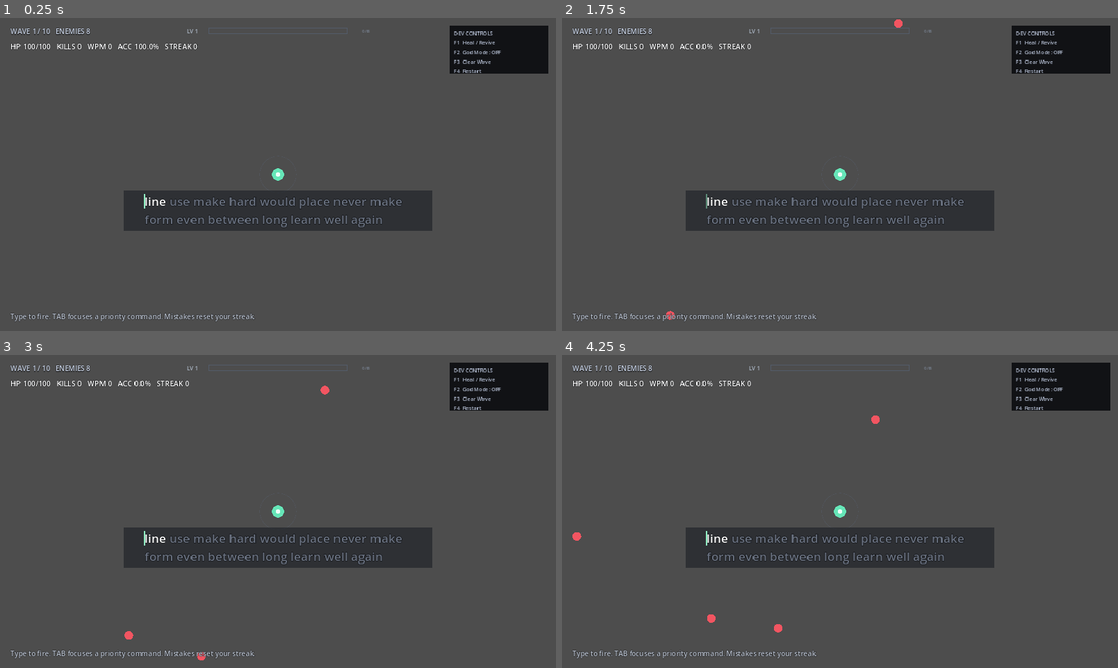
Above: before the commit, frames 1-4 (two rows, left to right).
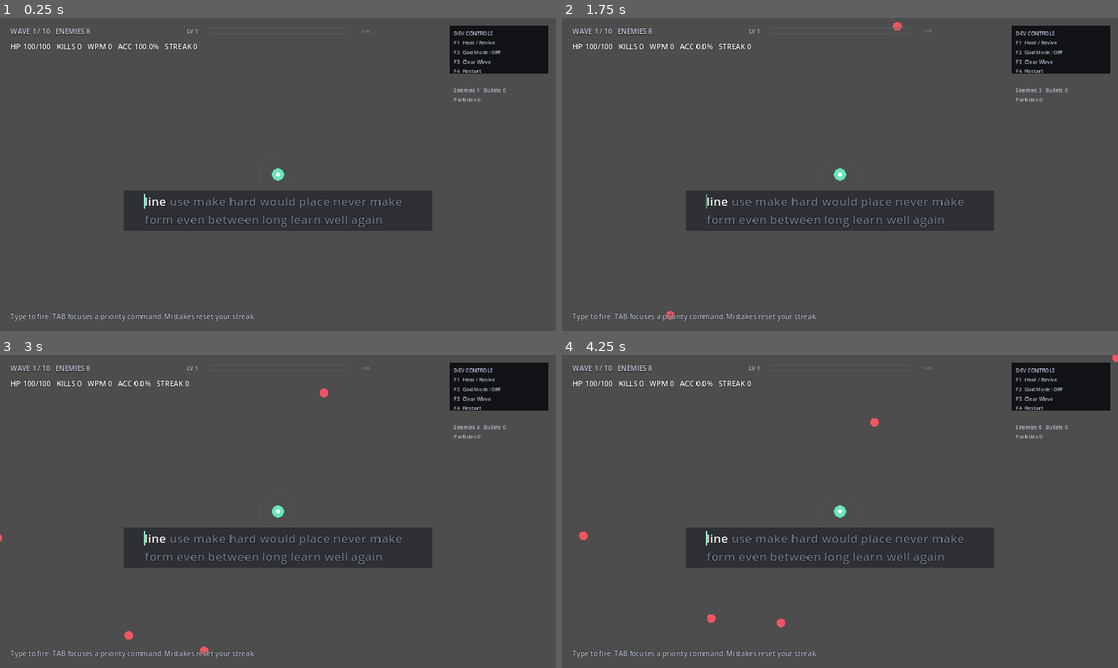
Above: after the commit, the same moments.

Repository: jlcuenca00/typing-roguelite
Game: Godot game, scene res://scenes/Main.tscn
Same seed, same stepped clock (60 frames per second), same inputs: the game is played once before the commit and once after it.
Inputs:
- Up to frame 1 (0.25 s): no input
- Up to frame 2 (1.75 s): tap Enter at 0.5 s; tap R at 0.6 s; tap Space at 1.25 s; tap Tab at 1.35 s
- Up to frame 3 (3 s): tap R at 2.1 s; tap Tab at 2.85 s
- Up to frame 4 (4.25 s): tap R at 3.6 s

The runs differ from the first frame. In frame 1, less than 0.1% of the frame differs, in the area x 81-91%, y 22-27%; in frame 2, 0.1%; in frame 3, 0.2%; in frame 4, 0.3%, in the area x 1-100%, y 0-89%.

Commit message:
balance: ramp late-wave spawn density with safety caps

Diff:
--- a/game/scripts/main.gd
+++ b/game/scripts/main.gd
@@ -48,6 +48,37 @@
 const BOSS_ID := "overseer"
 const BOSS_PHASE_THRESHOLDS := [0.66, 0.33]
 
+# Spawn pacing controls density only; waves still end by resolving their
+# authored threat plan, never by a timer.
+const WAVE_SPAWN_INTERVALS := [
+	0.82,
+	0.76,
+	0.68,
+	0.60,
+	0.52,
+	0.44,
+	0.36,
+	0.28,
+	0.22,
+	0.18
+]
+const WAVE_ACTIVE_CAPS := [
+	12,
+	16,
+	22,
+	30,
+	40,
+	52,
+	68,
+	88,
+	112,
+	140
+]
+
+const MAX_VISUAL_PARTICLES := 520
+const MAX_DAMAGE_NUMBERS := 110
+const MAX_REACTION_WAVES := 24
+
 const XP_GOAL_BASE := 8.0
 const XP_GOAL_GROWTH := 1.45
 const XP_GOAL_POWER := 0.80
@@ -180,6 +211,7 @@
 	_load_enemy_definitions()
 	xp_bar_base_y = xp_bar_background.position.y
 	_prepare_wave_spawn_plan(current_wave)
+	spawn_interval = _spawn_interval_for_wave(current_wave)
 
 	for i in range(WORD_BUFFER):
 		_append_random_word()
@@ -217,18 +249,30 @@
 		spawn_timer -= delta
 
 		if spawn_timer <= 0.0:
-			if _prepare_next_spawn_slot():
+			var spawned_this_tick := 0
+			var batch_size := _spawn_batch_for_wave(current_wave)
+
+			while (
+				spawned_this_tick < batch_size
+				and wave_spawned_count < wave_spawn_plan.size()
+				and enemies.size() < _active_enemy_cap_for_wave(current_wave)
+			):
+				if not _prepare_next_spawn_slot():
+					break
+
 				_spawn_enemy()
 				wave_spawned_count += 1
+				spawned_this_tick += 1
+
+			if wave_spawned_count >= wave_spawn_plan.size():
+				wave_spawning = false
+
+			if spawned_this_tick > 0:
 				spawn_timer = spawn_interval
-
-				if wave_spawned_count >= wave_spawn_plan.size():
-					wave_spawning = false
 			else:
-				# A priority enemy is still active. Keep feeding normal enemies
-				# if possible, otherwise briefly wait instead of stacking another
-				# priority threat on top of it.
-				spawn_timer = 0.18
+				# The director is waiting on either a priority gate, boss gate,
+				# or the active-enemy safety cap.
+				spawn_timer = 0.12
 
 	_update_enemies(delta)
 	_update_bullets(delta)
@@ -236,6 +280,7 @@
 	_update_reaction_waves(delta)
 	_update_particles(delta)
 	_update_damage_numbers(delta)
+	_trim_visual_feedback()
 
 	if (
 		not wave_spawning
@@ -373,8 +418,11 @@
 	if not is_instance_valid(dev_label):
 		return
 
-	dev_label.text = "DEV CONTROLS\nF1  Heal / Revive\nF2  God Mode: %s\nF3  Clear Wave\nF4  Restart" % [
-		"ON" if dev_god_mode else "OFF"
+	dev_label.text = "DEV CONTROLS\nF1  Heal / Revive\nF2  God Mode: %s\nF3  Clear Wave\nF4  Restart\n\nEnemies %d   Bullets %d\nParticles %d" % [
+		"ON" if dev_god_mode else "OFF",
+		enemies.size(),
+		bullets.size(),
+		particles.size()
 	]
 
 
@@ -861,6 +909,32 @@
 		)
 
 
+func _spawn_interval_for_wave(wave_number: int) -> float:
+	var index := clampi(
+		wave_number - 1,
+		0,
+		WAVE_SPAWN_INTERVALS.size() - 1
+	)
+	return float(WAVE_SPAWN_INTERVALS[index])
+
+
+func _spawn_batch_for_wave(wave_number: int) -> int:
+	if wave_number >= 9:
+		return 3
+	if wave_number >= 7:
+		return 2
+	return 1
+
+
+func _active_enemy_cap_for_wave(wave_number: int) -> int:
+	var index := clampi(
+		wave_number - 1,
+		0,
+		WAVE_ACTIVE_CAPS.size() - 1
+	)
+	return int(WAVE_ACTIVE_CAPS[index])
+
+
 func _has_active_priority_enemy() -> bool:
 	for enemy in enemies:
 		if bool(enemy.get("priority", false)):
@@ -873,6 +947,16 @@
 		return false
 
 	var next_spec: Dictionary = wave_spawn_plan[wave_spawned_count]
+
+	if bool(next_spec.get("boss", false)):
+		# The boss is the finale, not just the last item in the spawn queue.
+		# Wait until the authored horde and any Caller leftovers are gone.
+		return (
+			wave_resolved_count >= wave_spawn_plan.size() - 1
+			and enemies.is_empty()
+			and not _has_pending_xp_particles()
+		)
+
 	if not bool(next_spec.get("priority", false)):
 		return true
 
@@ -2347,8 +2431,8 @@
 	wave_intermission = false
 	current_wave += 1
 	wave_spawning = true
-	spawn_timer = 0.35
-	spawn_interval = maxf(0.30, 0.95 - float(current_wave - 1) * 0.045)
+	spawn_timer = 0.30
+	spawn_interval = _spawn_interval_for_wave(current_wave)
 	_prepare_wave_spawn_plan(current_wave)
 	_reset_typing_for_new_wave()
 	_update_wave_ui()
@@ -2670,6 +2754,26 @@
 			damage_numbers[i] = number
 
 
+func _trim_visual_feedback() -> void:
+	while damage_numbers.size() > MAX_DAMAGE_NUMBERS:
+		damage_numbers.pop_front()
+
+	while reaction_waves.size() > MAX_REACTION_WAVES:
+		reaction_waves.pop_front()
+
+	if particles.size() <= MAX_VISUAL_PARTICLES:
+		return
+
+	# XP particles carry progression and are never discarded. Only transient
+	# visual particles are trimmed when late-game chaos becomes excessive.
+	var i := 0
+	while particles.size() > MAX_VISUAL_PARTICLES and i < particles.size():
+		if String(particles[i].get("kind", "")) != "xp":
+			particles.remove_at(i)
+		else:
+			i += 1
+
+
 # HUD / drawing ---------------------------------------------------------------
 
 func _get_current_wpm() -> int:
@@ -2702,6 +2806,9 @@
 		accuracy,
 		streak
 	]
+
+	if OS.is_debug_build():
+		_update_dev_hud()
 
 
 func _update_canvas_shake() -> void:
